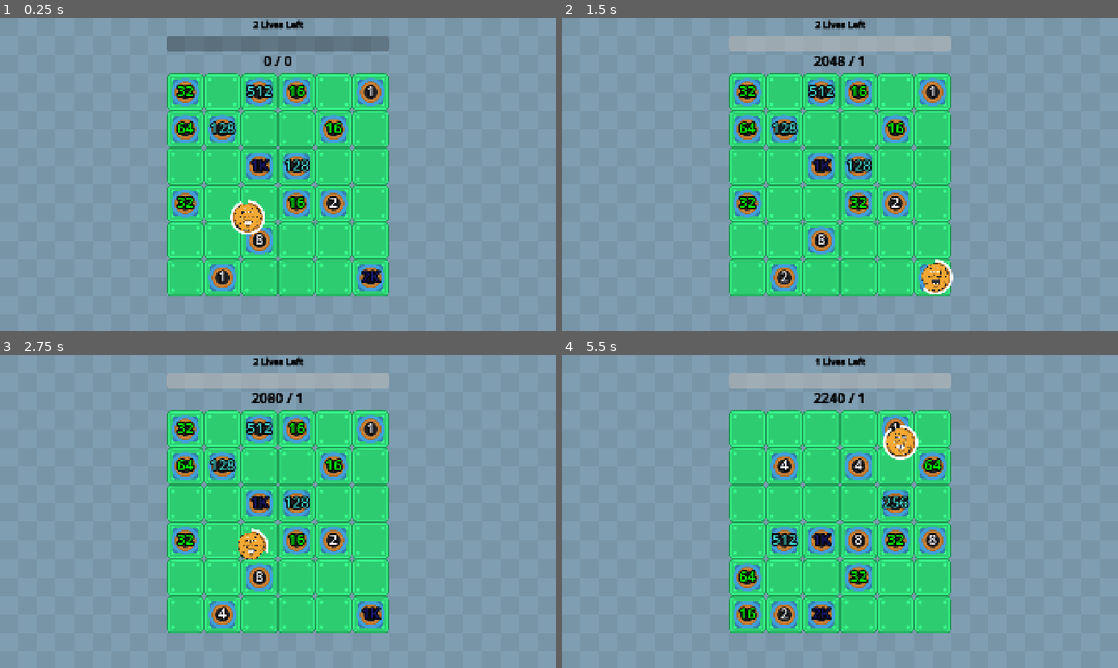
Above: before the commit, frames 1-4 (two rows, left to right).
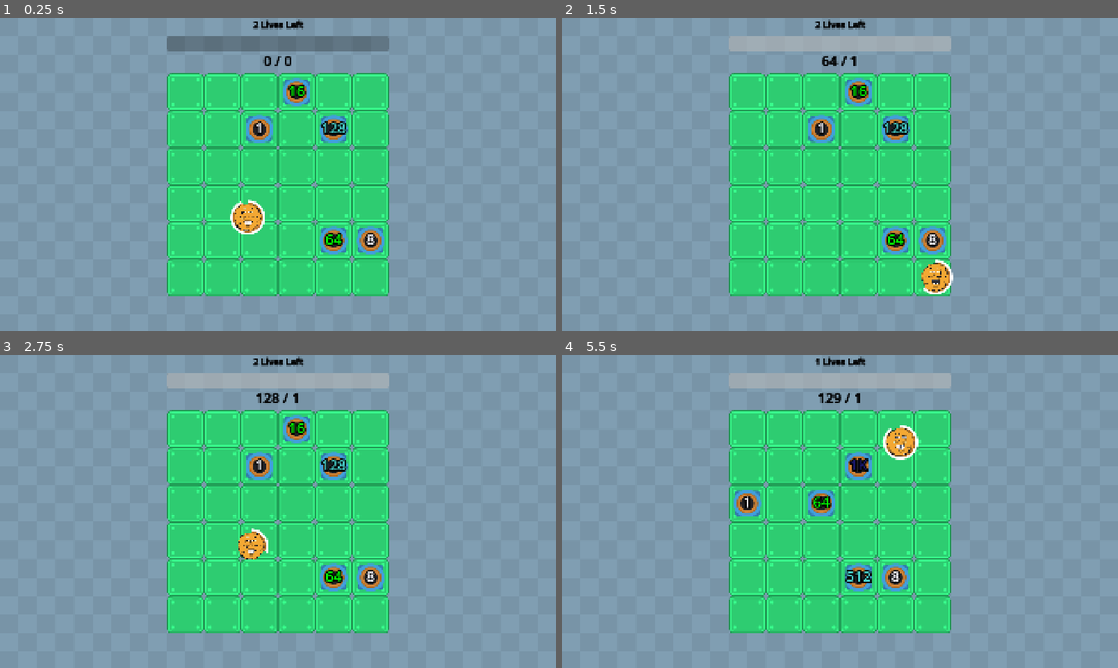
Above: after the commit, the same moments.

Repository: wanamelon/prototype_monorepo
Game: Godot game, scene res://source/bounce_main.tscn
Same seed, same stepped clock (60 frames per second), same inputs: the game is played once before the commit and once after it.
Inputs:
- Up to frame 1 (0.25 s): no input
- Up to frame 2 (1.5 s): no input
- Up to frame 3 (2.75 s): no input
- Up to frame 4 (5.5 s): no input

The runs differ from the first frame. In frame 1, 6.5% of the frame differs, in the area x 30-70%, y 19-88%; in frame 2, 6.3%; in frame 3, 6.7%, in the area x 30-70%, y 12-88%; in frame 4, 6.7%.

Commit message:
crop give point once again

Diff:
--- a/roller/source/bounce_main.gd
+++ b/roller/source/bounce_main.gd
@@ -35,7 +35,9 @@
 	_player_ball = $GameBoard.spawn_ball(item_configs)
 	_player_ball.finished.connect(_on_player_finish)
 	_player_ball.gained_points.connect(_on_gain_points)
-	_item_system = ItemSystem.new(item_configs, _player_ball, $GameBoard)
+	var current_score := 0 if _item_system == null else _item_system.get_score()
+	_item_system = ItemSystem.new(item_configs, _player_ball, $GameBoard, current_score)
+	_item_system.score_changed.connect(_on_score_changed)
 	add_child(_item_system)
 
 func round_setup():
@@ -70,6 +72,7 @@
 	return formatted_name.capitalize()
 
 func _on_gain_points(points: int):
+	return
 	_current_score += points
 	if point_progress_bar_tween:
 		point_progress_bar_tween.kill()
@@ -77,3 +80,11 @@
 	var progress_percent: float = 100.0 * _current_score / points_quota
 	point_progress_bar_tween.tween_property($ProgressDisplay/ProgressBar, "value", progress_percent, 0.5)
 	$ProgressDisplay/Label.text = "%d / %d" % [_current_score , points_quota]
+
+func _on_score_changed(new_score: int):
+	if point_progress_bar_tween:
+		point_progress_bar_tween.kill()
+	point_progress_bar_tween = create_tween()
+	var progress_percent: float = 100.0 * new_score / points_quota
+	point_progress_bar_tween.tween_property($ProgressDisplay/ProgressBar, "value", progress_percent, 0.5)
+	$ProgressDisplay/Label.text = "%d / %d" % [new_score , points_quota]
--- a/roller/source/crop.gd
+++ b/roller/source/crop.gd
@@ -39,8 +39,30 @@
 	Snail trail
 """
 
+var last_bounce_per_player := {}
+
 func activate(state: MatchState):
-	return [] as Array[ItemEvent]
+	var events: Array[ItemEvent] = []
+	for area: Area2D in $Hitbox.get_overlapping_areas():
+		if area.get_parent() is PlayerBall:
+			var player := area.get_parent() as PlayerBall
+			var last_hit_info = last_bounce_per_player.get(player.get_instance_id(), [-1, -1000])
+			if last_hit_info[0] != player._bounce_count and state.tick > last_hit_info[1] + 6:
+				events.append(ItemSystem.GivePointsEvent.new(compute_point_value()))
+			last_bounce_per_player[player.get_instance_id()] = [player._bounce_count, state.tick]
+		#var item := find_parent_item(area)
+		#if item is PlayerBallItem:
+			#events.append(ItemSystem.GivePointsEvent.new(compute_point_value()))
+
+	return events
+
+func find_parent_item(node: Node) -> ItemSystem.Item:
+	var current_node := node
+	while not current_node is ItemSystem.Item:
+		current_node = current_node.get_parent()
+		if current_node == null:
+			assert(false, "No item parent for node %s" % node.get_path())
+	return current_node
 
 const THOUSANDS_LEVEL_SUFFIXES = ["", "K", "M"]
 const LEVEL_COLORS := [
@@ -92,6 +114,9 @@
 	#if rng.randf() < (delta * growth_probability_per_second):
 		#_level_up()
 
+func compute_point_value():
+	return 2 ** (level - 1)
+
 #func try_level_up_from_snail_trail(chance: float):
 	#if rng.randf() < chance:
 		#_level_up()
--- a/roller/source/game_board.gd
+++ b/roller/source/game_board.gd
@@ -15,8 +15,8 @@
 	clear()
 	var available_cells: Array[Vector2i] = $TileMapLayer.get_used_cells().duplicate()
 	available_cells.shuffle()
-	for cell in available_cells.slice(0, 10 + round * 2):
-		_spawn_item(_create_coin_random_level(), cell)
+	#for cell in available_cells.slice(0, 10 + round * 2):
+		#_spawn_item(_create_coin_random_level(), cell)
 
 func _physics_process(delta):
 	if _player_ball:
--- a/roller/source/item_system.gd
+++ b/roller/source/item_system.gd
@@ -1,4 +1,6 @@
 class_name ItemSystem extends Node
+
+signal score_changed(new_score: int)
 
 const TICK_DELTA: float = 1.0 / 60.0
 var _items: Array[Item] = []
@@ -8,7 +10,7 @@
 var _match_state: MatchState
 var _physics_calculator: StatefulPhysicsCalculator
 
-func _init(items: Array[ItemDef], player_ball: PlayerBall, game_board: GameBoard):
+func _init(items: Array[ItemDef], player_ball: PlayerBall, game_board: GameBoard, points: int):
 	_player_ball = player_ball
 	_game_board = game_board
 	_physics_calculator = StatefulPhysicsCalculator.new()
@@ -18,7 +20,7 @@
 		item._inject(_physics_calculator)
 		_items.append(item)
 	_items.append(CropSpawner.new())
-	_match_state = MatchState.new(0, _player_ball, _items, [] as Array[ItemEvent])
+	_match_state = MatchState.new(0, points, _player_ball, _items, [] as Array[ItemEvent])
 
 func _item_for_id(item_id: ItemDef.ItemId) -> Item:
 	match item_id:
@@ -37,18 +39,29 @@
 		if event is SpawnEvent:
 			# TODO: respect targeting config
 			var spawn := event as SpawnEvent
-			_game_board._spawn_item_in_random_cell(spawn.factory.call(), spawn.spawn_chance)
+			var new_item: Item = spawn.factory.call()
+			_game_board._spawn_item_in_random_cell(new_item, spawn.spawn_chance)
+			_items.append(new_item)
+		elif event is GivePointsEvent:
+			var give_points_event := event as GivePointsEvent
+			_match_state.points += give_points_event.points
+			score_changed.emit(_match_state.points)
 	_tick += 1
 	_match_state.tick += 1
 
+func get_score() -> int:
+	return _match_state.points
+
 class MatchState:
 	var tick: int
+	var points: int
 	var player_ball: PlayerBall
 	var items: Array[Item]
 	var events: Array[ItemEvent]
 
-	func _init(tick: int, player_ball: PlayerBall, items: Array[Item], events: Array[ItemEvent]):
+	func _init(tick: int, points: int, player_ball: PlayerBall, items: Array[Item], events: Array[ItemEvent]):
 		self.tick = tick
+		self.points = points
 		self.player_ball = player_ball
 		self.items = items
 		self.events = events
@@ -120,6 +133,11 @@
 
 class BounceEvent extends ItemEvent:
 	pass
+
+class GivePointsEvent extends ItemEvent:
+	var points: int
+	func _init(points: int):
+		self.points = points
 
 class SpawnEvent extends ItemEvent:
 	# Later: Make this more declarative?
--- a/roller/source/player_ball.tscn
+++ b/roller/source/player_ball.tscn
@@ -22,6 +22,9 @@
 random_pitch = 1.02
 streams_count = 1
 stream_0/stream = ExtResource("8_ldloj")
+
+[sub_resource type="CircleShape2D" id="CircleShape2D_ldloj"]
+radius = 50.0
 
 [node name="PlayerBall" type="CharacterBody2D"]
 script = ExtResource("1_1phkq")
@@ -57,3 +60,8 @@
 
 [node name="GainPointsAudioPlayer" type="AudioStreamPlayer2D" parent="."]
 stream = SubResource("AudioStreamRandomizer_ldloj")
+
+[node name="Hitbox" type="Area2D" parent="."]
+
+[node name="CollisionShape2D" type="CollisionShape2D" parent="Hitbox"]
+shape = SubResource("CircleShape2D_ldloj")
Not shown: 1 places in roller/source/player_ball.tscn that only renumber resources
